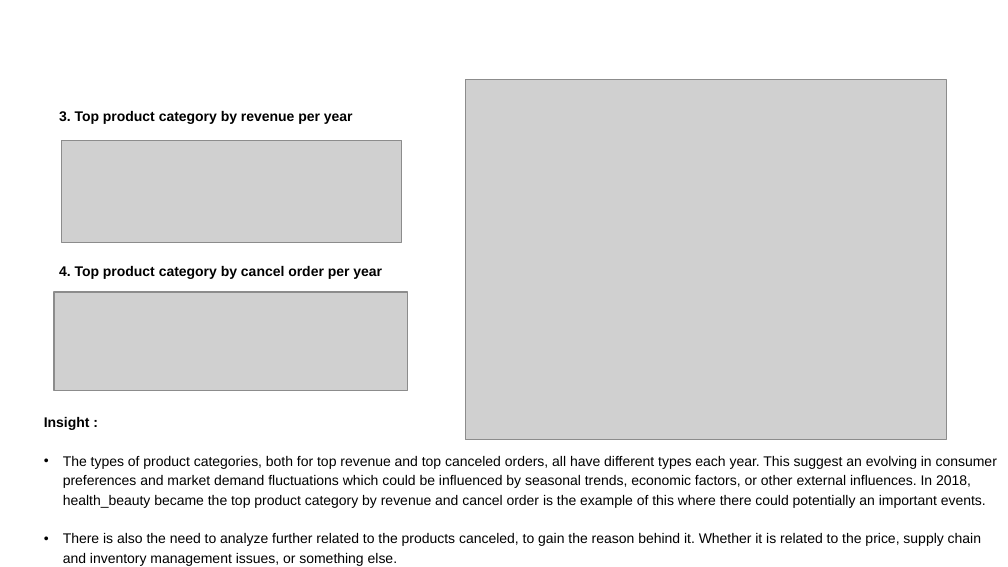
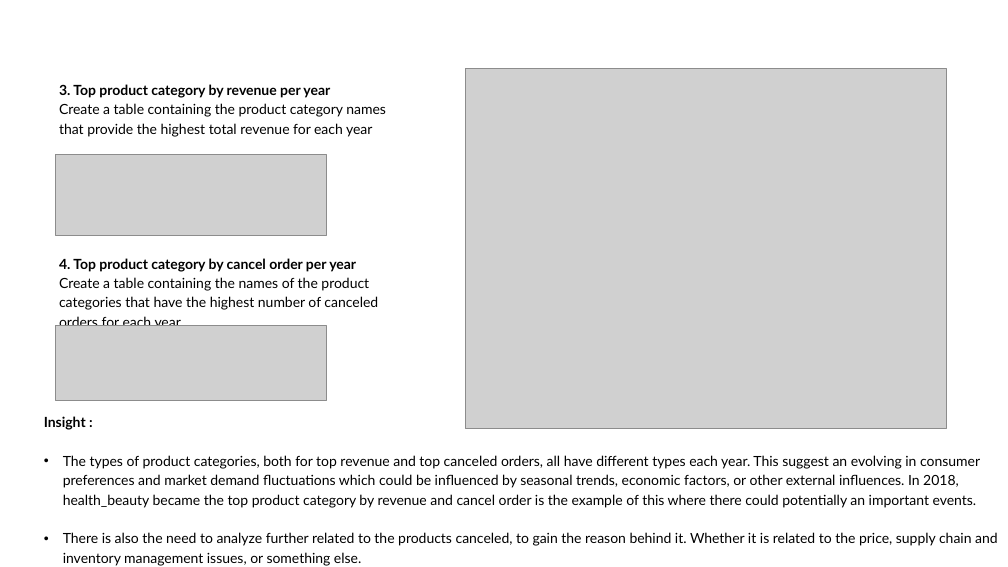
Before and after one commit to mcikalmerdeka/Analyzing-eCommerce-Business-Performance-with-SQL, a slide deck: slide 3 of Task 3/Muhammad Cikal Merdeka_Task_3_Analyzing eCommerce Business Performance with SQL.pptx. Drawn at 1008x567 pixels with LibreOffice and Linux fonts; fonts in the diff are those of the drawing; grey boxes stand for pictures; background and template pictures are left out. Boxes give left, top, right and bottom in pixels: in the first picture for what was removed or moved away, otherwise in the second. Text is boxed around its words. In the diff, an @@ line names an element or a change of style, - is before the commit and + after.

Commit message:
Improvement in presentation layout with additional information

```diff
--- a/Task 3/Muhammad Cikal Merdeka_Task_3_Analyzing eCommerce Business Performance with SQL.pptx
+++ b/Task 3/Muhammad Cikal Merdeka_Task_3_Analyzing eCommerce Business Performance with SQL.pptx
@@ text "3. Top product category by ...": place and size @@
-text "3. Top product category by ..." at [59, 111, 382, 279]
+text "3. Top product category by ..." at [59, 84, 386, 326]
@@ text at [59, 84, 356, 272]: font Arial to Lato in "3. Top product category by revenue per ...", "4. Top product category by cancel order ..." @@
@@ picture: place and size @@
-picture at [465, 80, 946, 439]
+picture at [465, 69, 946, 428]
@@ text at [59, 103, 386, 137]: paragraph added @@
+Create a table containing the product category names that provide the highest total revenue for each year
@@ picture: place and size @@
-picture at [61, 140, 401, 242]
+picture at [55, 154, 326, 235]
@@ text at [59, 277, 378, 326]: paragraph added @@
+Create a table containing the names of the product categories that have the highest number of canceled orders for each year
@@ picture: place and size @@
-picture at [54, 292, 408, 390]
+picture at [55, 326, 326, 400]
@@ text "Insight :" at [44, 416, 998, 546]: font Arial to Lato @@
```
Also in this commit, not shown: 2 other slides changed, 7 other files.
